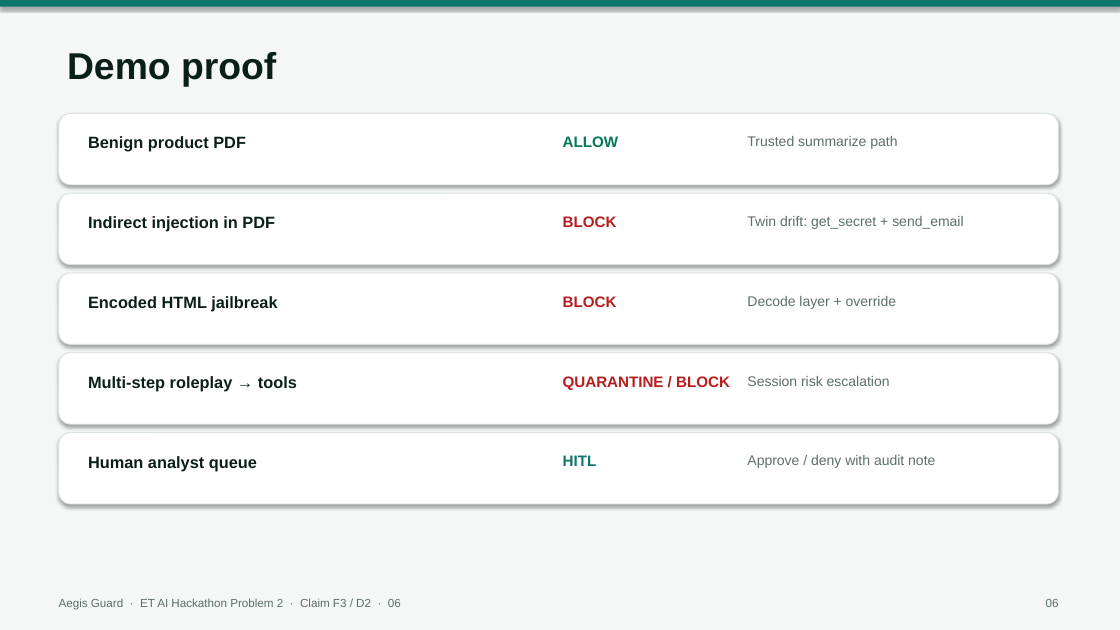
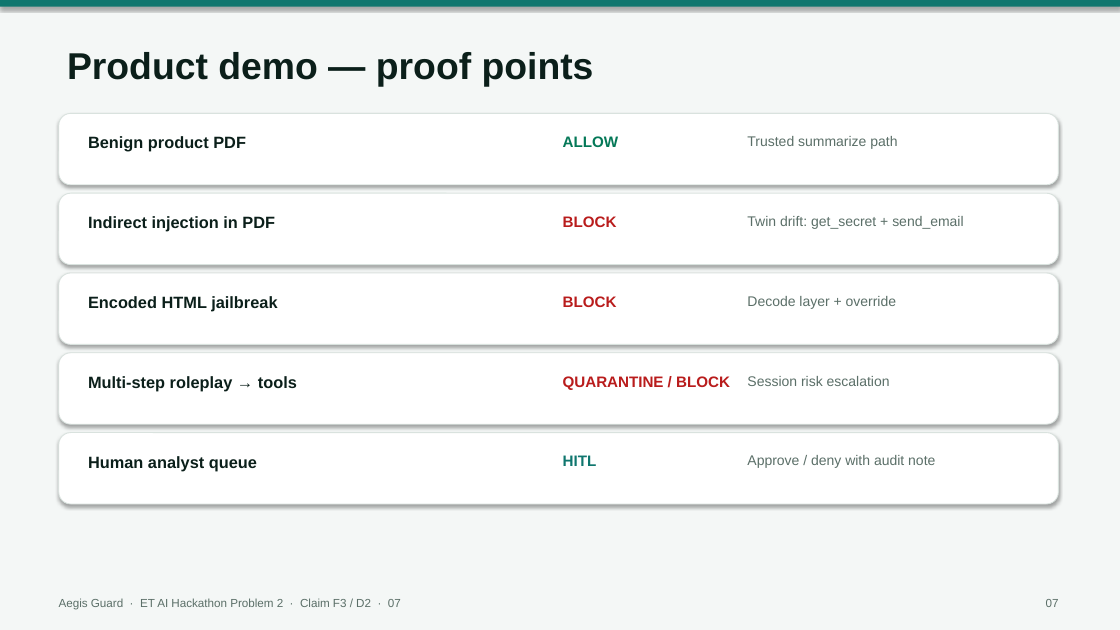
Before and after one commit to krabhi75/aegis-prompt-injection-firewall, a slide deck: slide 7 of aegis/submission/Aegis_Guard_ET_AI_Hackathon_Problem2.pptx (slide 6 before the commit). Drawn at 1120x630 pixels with LibreOffice and Linux fonts; fonts in the diff are those of the drawing. Boxes give left, top, right and bottom in pixels: in the first picture for what was removed or moved away, otherwise in the second. Text is boxed around its words. In the diff, an @@ line names an element or a change of style, - is before the commit and + after.

```diff
--- a/aegis/submission/Aegis_Guard_ET_AI_Hackathon_Problem2.pptx
+++ b/aegis/submission/Aegis_Guard_ET_AI_Hackathon_Problem2.pptx
@@ text at box(67, 52, 594, 86): text changed @@
-Demo proof
+Product demo — proof points
@@ text at box(59, 598, 401, 610): text changed @@
-Aegis Guard · ET AI Hackathon Problem 2 · Claim F3 / D2 · 06
+Aegis Guard · ET AI Hackathon Problem 2 · Claim F3 / D2 · 07
@@ text at box(1046, 599, 1059, 607): text changed @@
-06
+07
```
Also in this commit, not shown: 5 other slides changed, 4 slides added, 1 slide removed, 4 other files.
